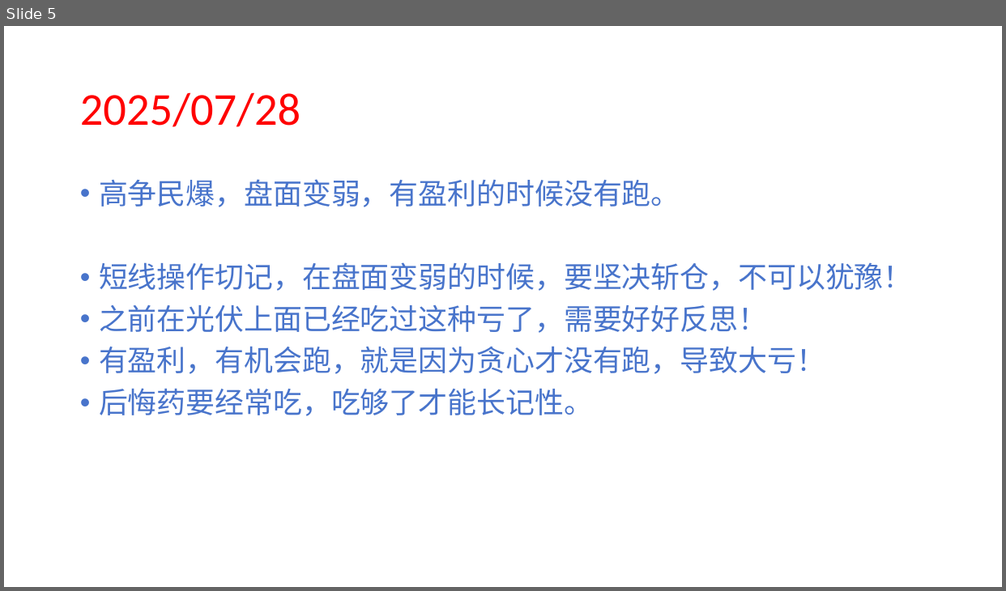
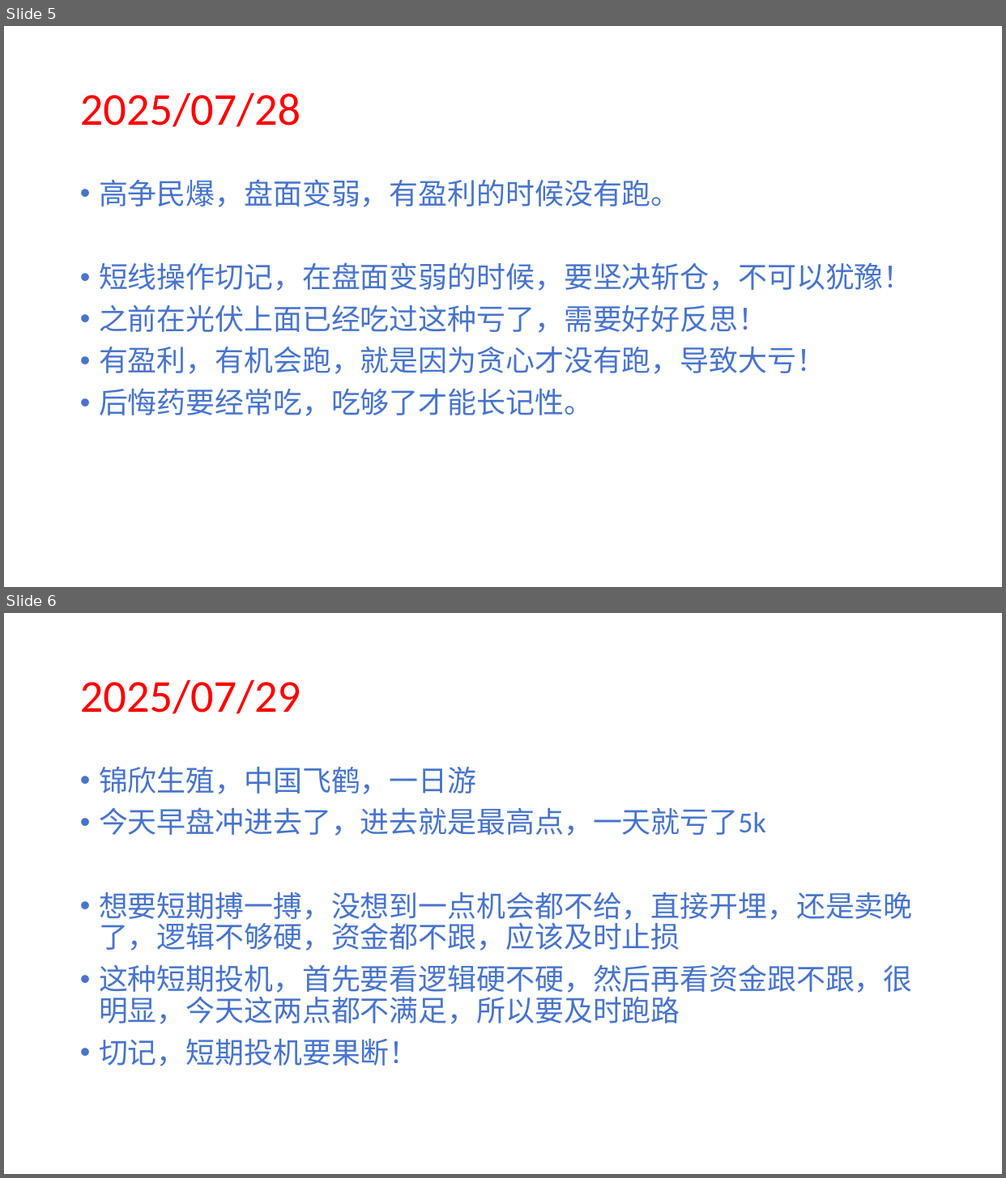
Before and after one commit to 873459621/FFMPEG, a slide deck: 投资反思.pptx. Shown one above the other, each under a label of ours: slide 5 before the commit, slides 5 and 6 after it. The pictures are 1006x591 and 1006x1178 pixels, drawn with LibreOffice and Linux fonts; fonts in the diff are those of the drawing. Boxes give left, top, right and bottom in pixels: in the first picture for what was removed or moved away, otherwise in the second. Text is boxed around its words. In the diff, an @@ line names an element or a change of style, - is before the commit and + after.

```diff
--- a/投资反思.pptx
+++ b/投资反思.pptx
@@ slide 6 added at (4, 613, 1002, 1174), background #FFFFFF @@
@@ title added at (80, 679, 300, 714), 44 pt, text #FF0000 @@
+2025/07/29
@@ text added at (99, 767, 913, 1067), 28 pt, text #4874CB @@
+• 锦欣生殖，中国飞鹤，一日游
+• 今天早盘冲进去了，进去就是最高点，一天就亏了5k
+• 想要短期搏一搏，没想到一点机会都不给，直接开埋，还是卖晚了，逻辑不够硬，资金都不跟，应该及时止损
+• 这种短期投机，首先要看逻辑硬不硬，然后再看资金跟不跟，很明显，今天这两点都不满足，所以要及时跑路
+• 切记，短期投机要果断！
```
Also in this commit, not shown: 1 other file.
